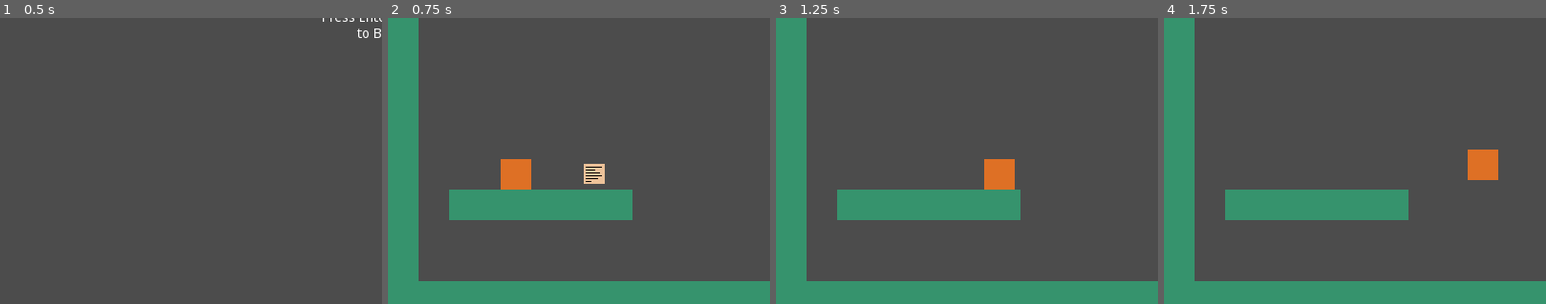
Above: before the commit, frames 1-4 (left to right).
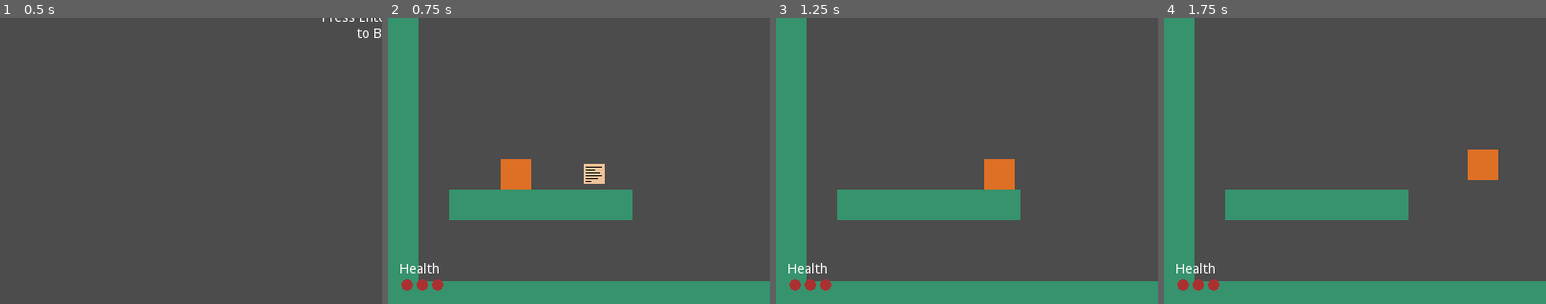
Above: after the commit, the same moments.

Repository: autto91/GameOff2021
Game: Godot game, scene res://scenes/main/Main.tscn
Two runs of this game, one before a commit and one after it. Both use one fixed random seed, a clock stepped at 60 frames per second and the inputs below.
Inputs:
- Up to frame 1 (0.5 s): no input
- Up to frame 2 (0.75 s): tap Enter (m_start) at 0.5 s; hold Right (p_right) from 0.53 s (still down); hold Enter (m_start) from 0.53 s (still down)
- Up to frame 3 (1.25 s): keep holding Right (p_right); keep holding Enter (m_start); tap Space (p_jump) at 0.77 s
- Up to frame 4 (1.75 s): keep holding Right (p_right); release Enter (m_start) at 1.28 s; tap Enter (m_start) at 1.35 s; tap Space (p_jump) at 1.52 s
The pictures show only the part of the screen within x 0-50%, y 50-100%; the shares and areas given below are measured in that part.

Frame 1 is identical in both runs. In frame 2, 0.4% of the frame differs, in the area x 3-15%, y 85-96%; in frame 3, 0.4%; in frame 4, 0.4%.

Commit message:
started on health HUD

Diff:
--- a/src/levels/Debug.tscn
+++ b/src/levels/Debug.tscn
@@ -1,11 +1,12 @@
-[gd_scene load_steps=5 format=2]
+[gd_scene load_steps=6 format=2]
 
 [ext_resource path="res://tilesets/debug_tiles.tres" type="TileSet" id=1]
 [ext_resource path="res://entities/player/Player.tscn" type="PackedScene" id=2]
 [ext_resource path="res://entities/enemy-one/EnemyOne.tscn" type="PackedScene" id=3]
 [ext_resource path="res://entities/patch/Patch.tscn" type="PackedScene" id=4]
+[ext_resource path="res://ui/GameHud.tscn" type="PackedScene" id=5]
 
-[node name="Debug" type="Node2D"]
+[node name="Debug" type="Node"]
 
 [node name="Player" parent="." instance=ExtResource( 2 )]
 position = Vector2( 104, 464 )
@@ -34,4 +35,6 @@
 gravity_vec = Vector2( 0, 0 )
 gravity = 0.0
 
+[node name="GameHud" parent="." instance=ExtResource( 5 )]
+
 [connection signal="patch_collected" from="Patches/Patch" to="Player" method="_on_patch_collected"]
--- /dev/null
+++ b/src/ui/GameHud.tscn
@@ -0,0 +1,57 @@
+[gd_scene load_steps=2 format=2]
+
+[ext_resource path="res://assets/health-pip.png" type="Texture" id=1]
+
+[node name="GameHud" type="Control"]
+anchor_right = 1.0
+anchor_bottom = 1.0
+__meta__ = {
+"_edit_group_": true,
+"_edit_use_anchors_": false
+}
+
+[node name="Health Pips" type="Control" parent="."]
+margin_left = 12.2919
+margin_top = 572.043
+margin_right = 52.2919
+margin_bottom = 589.043
+__meta__ = {
+"_edit_group_": true
+}
+
+[node name="Label" type="Label" parent="Health Pips"]
+margin_top = -15.0
+margin_right = 63.0
+margin_bottom = 14.0
+text = "Health"
+__meta__ = {
+"_edit_use_anchors_": false
+}
+
+[node name="PipOne" type="TextureRect" parent="Health Pips"]
+margin_right = 16.0
+margin_bottom = 16.0
+texture = ExtResource( 1 )
+__meta__ = {
+"_edit_use_anchors_": false
+}
+
+[node name="PipTwo" type="TextureRect" parent="Health Pips"]
+margin_left = 15.9012
+margin_top = -0.164368
+margin_right = 31.9012
+margin_bottom = 15.8356
+texture = ExtResource( 1 )
+__meta__ = {
+"_edit_use_anchors_": false
+}
+
+[node name="PipTwo2" type="TextureRect" parent="Health Pips"]
+margin_left = 31.9737
+margin_top = 0.430908
+margin_right = 47.9737
+margin_bottom = 16.4309
+texture = ExtResource( 1 )
+__meta__ = {
+"_edit_use_anchors_": false
+}
Binary file added: src/assets/health-pip.png
Not shown, added: src/assets/health-pip.png.import
Not shown, added: raw-assets/health-pip.aseprite
